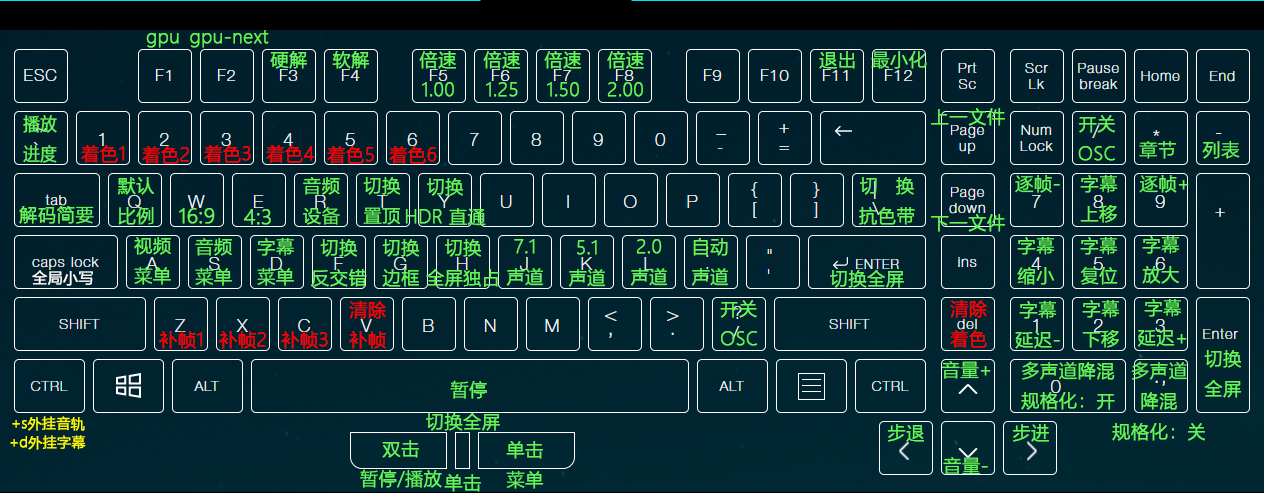
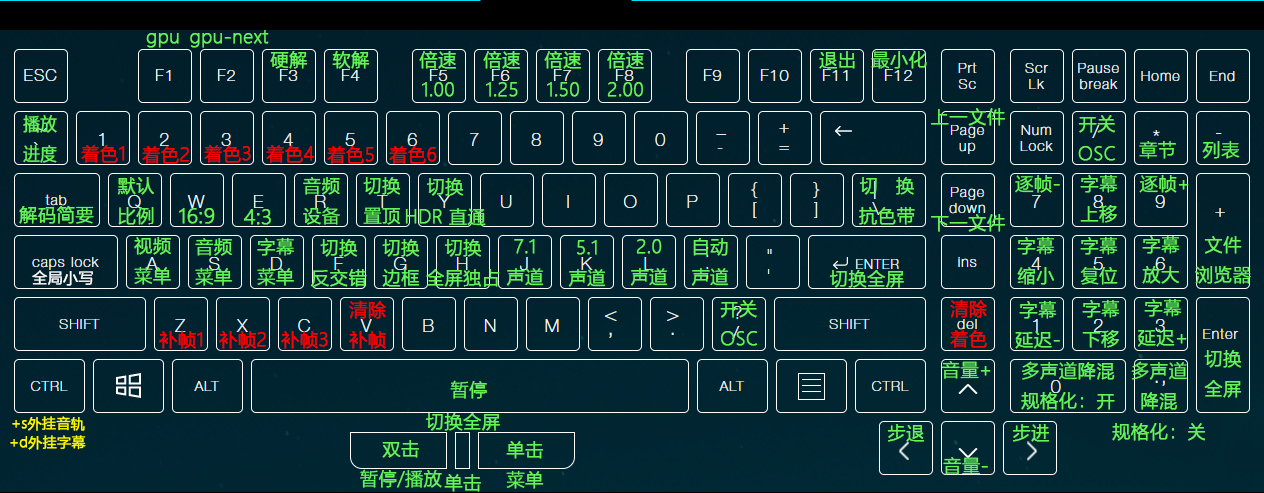
Layered file, before and after one edit (1264x493). Changes by layer:
added layer "文件 浏览器" above "多声道降混 规格化：开" over (1195, 236, 1251, 284)
